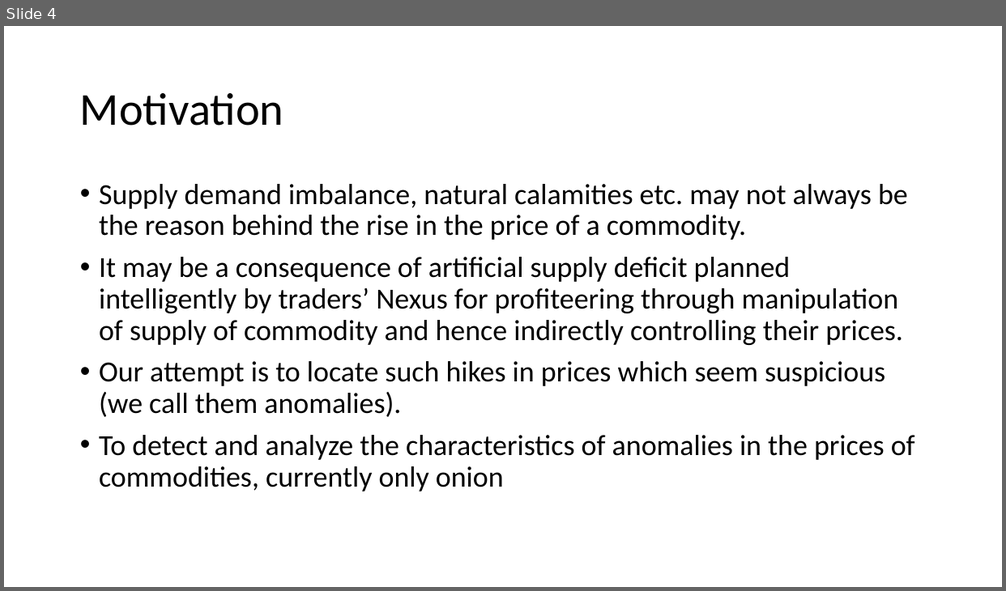
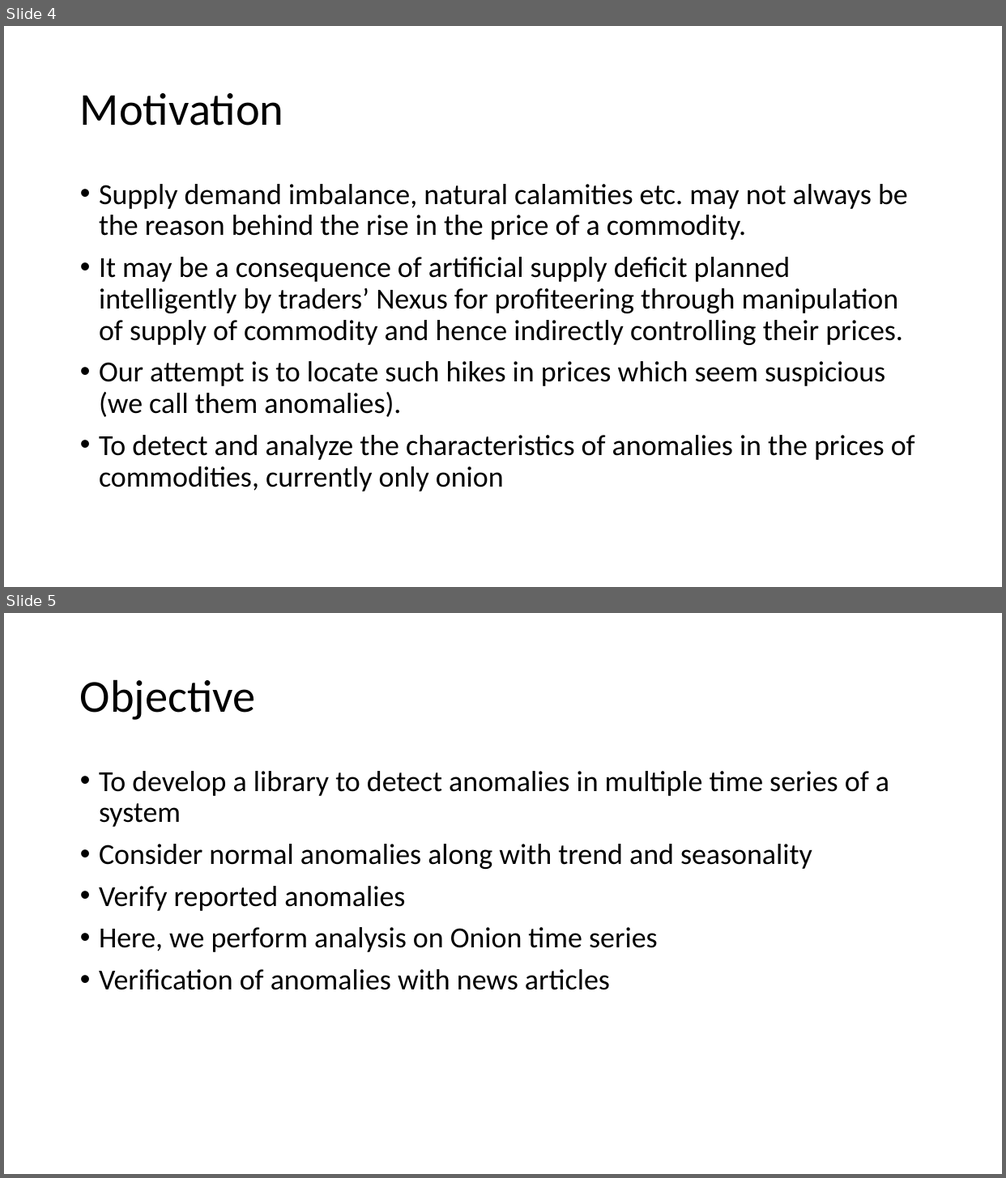
Before and after one commit to baldvaritesh/mtp, a slide deck: thesisPresentation/Thesis.pptx. Shown one above the other, each under a label of ours: slide 4 before the commit, slides 4 and 5 after it. The pictures are 1006x591 and 1006x1178 pixels, drawn with LibreOffice and Linux fonts; fonts in the diff are those of the drawing. Boxes give left, top, right and bottom in pixels: in the first picture for what was removed or moved away, otherwise in the second. Text is boxed around its words. In the diff, an @@ line names an element or a change of style, - is before the commit and + after.

```diff
--- a/thesisPresentation/Thesis.pptx
+++ b/thesisPresentation/Thesis.pptx
@@ slide 5 added at box(4, 613, 1002, 1174), background #FFFFFF @@
@@ title added at box(80, 679, 256, 720), 44 pt, text #000000 @@
+Objective
@@ text added at box(99, 771, 889, 990), 28 pt, text #000000 @@
+• To develop a library to detect anomalies in multiple time series of a system
+• Consider normal anomalies along with trend and seasonality
+• Verify reported anomalies
+• Here, we perform analysis on Onion time series
+• Verification of anomalies with news articles
```
Also in this commit, not shown: 1 slide changed, 15 other slides added, 1 slide removed, 11 other files.
